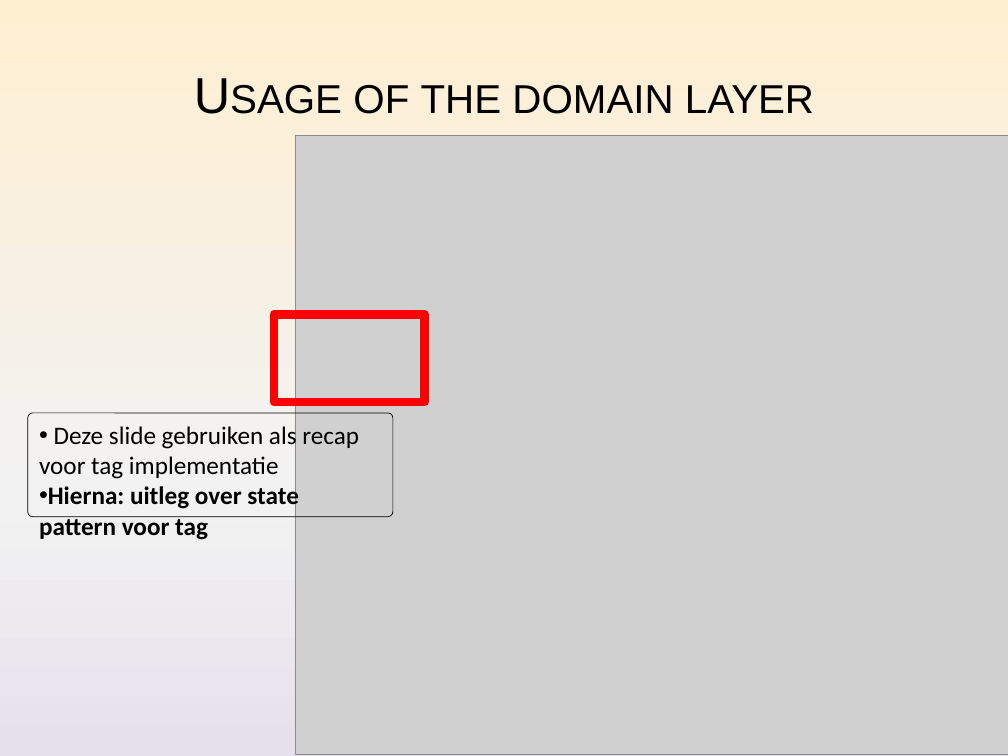
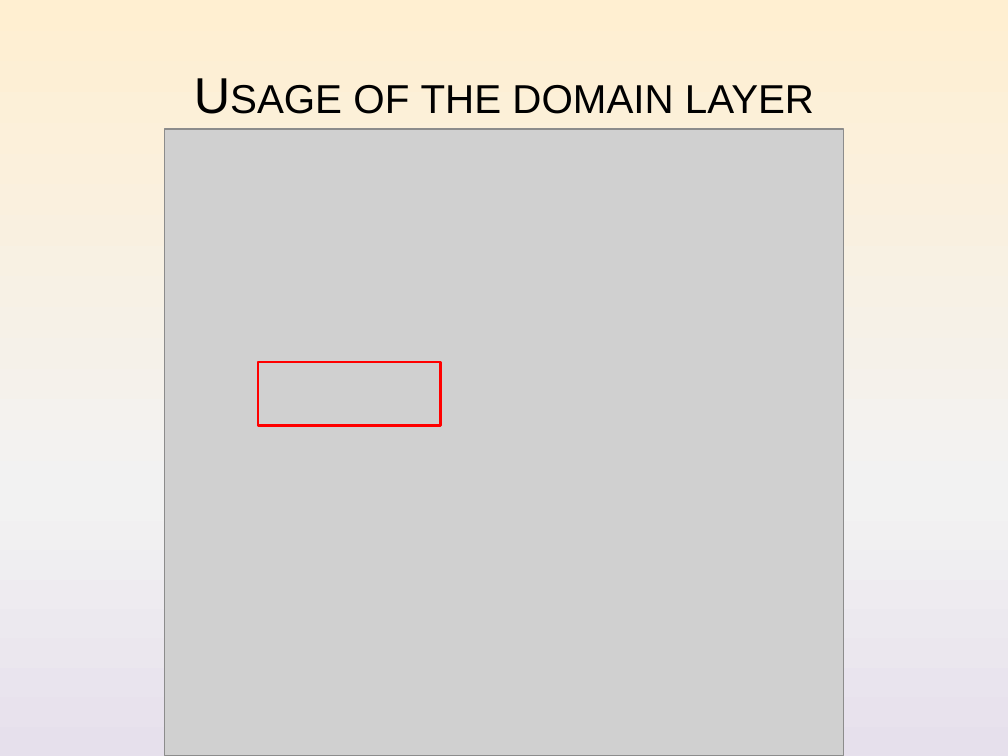
Before and after one commit to Nickelium/Software-Development, a slide deck: slide 5 of Presentaties/Iteratie 2/SWOP Presentatie 2 Inhoud.pptx (slide 4 before the commit). Drawn at 1008x756 pixels with LibreOffice and Linux fonts; fonts in the diff are those of the drawing; grey boxes stand for pictures. Boxes give left, top, right and bottom in pixels: in the first picture for what was removed or moved away, otherwise in the second. Text is boxed around its words. In the diff, an @@ line names an element or a change of style, - is before the commit and + after.

```diff
--- a/Presentaties/Iteratie 2/SWOP Presentatie 2 Inhoud.pptx
+++ b/Presentaties/Iteratie 2/SWOP Presentatie 2 Inhoud.pptx
@@ picture: place and size @@
-picture at (295,135,1008,754)
+picture at (164,129,844,756)
@@ rectangle: place and size @@
-rectangle at (274,314,425,402)
+rectangle at (258,362,440,425)
@@ rectangle at (258,362,440,425): outline #FF0000 6 pt to #FF0000 2 pt @@
@@ rounded rectangle removed at (28,413,393,517) @@
-• Deze slide gebruiken als recap voor tag implementatie
-• Hierna: uitleg over state pattern voor tag
```
Also in this commit, not shown: 4 slides added, 1 slide removed, 8 other files.
